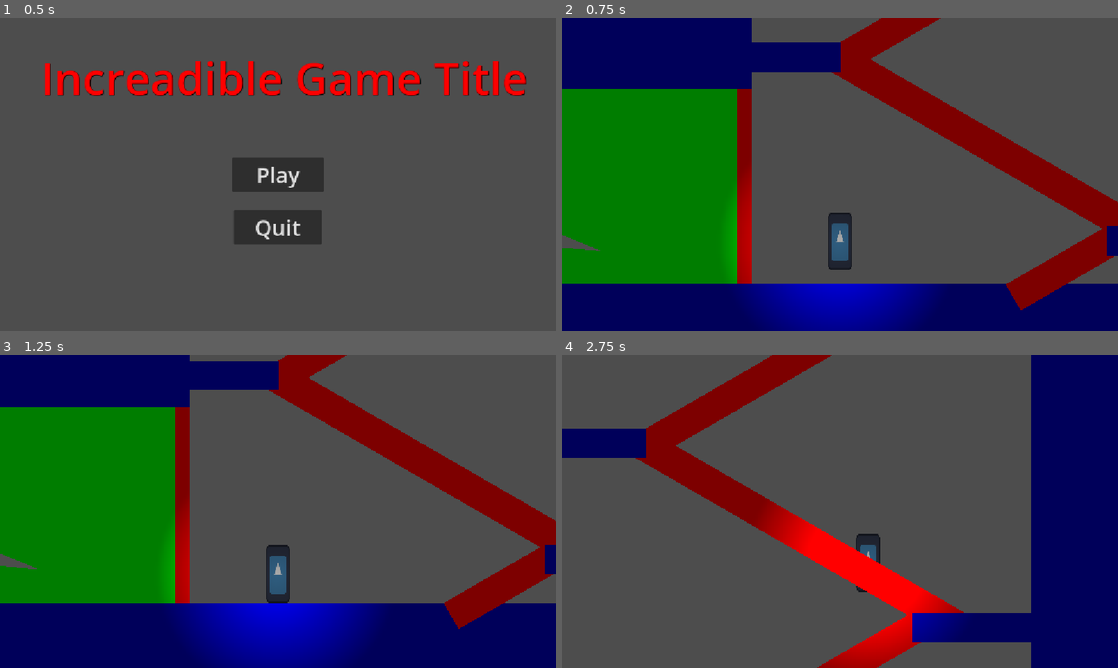
Above: before the commit, frames 1-4 (two rows, left to right).
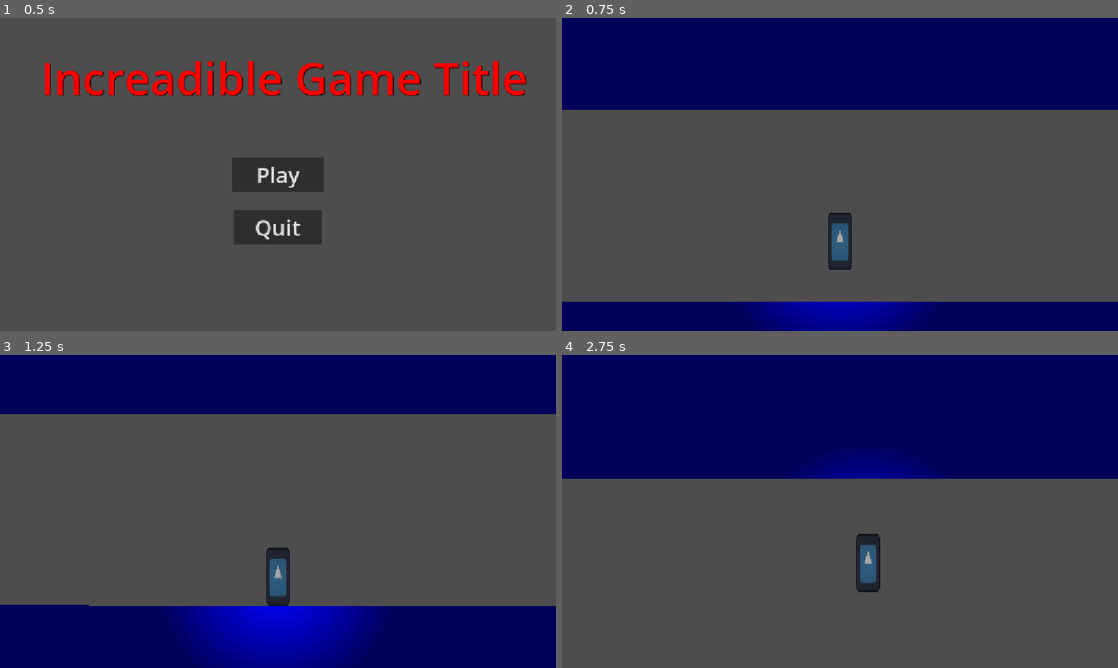
Above: after the commit, the same moments.

Repository: Triopking/Beat-Them-Up
Game: Godot game, scene res://Scenes/menu.tscn
The game is run twice, just before and just after one commit, with the same random seed, the same clock (stepped at 60 frames per second) and the same inputs. The engine's default icon, where the game draws it, is replaced by a stand-in: a white triangle on a blue panel in a dark square.
Inputs:
- Up to frame 1 (0.5 s): no input
- Up to frame 2 (0.75 s): click "Play" at 0.5 s
- Up to frame 3 (1.25 s): no input
- Up to frame 4 (2.75 s): hold Q (AttackL) 1.28-2.03 s; hold D (Right) from 1.28 s (still down); tap Space (Jump) at 1.52, 2.27 s; tap E (AttackR) at 2.1 s

Frame 1 is identical in both runs. In frame 2, 50% of the frame differs, in the area x 0-100%, y 0-94%; in frame 3, 39%; in frame 4, 49%.

Commit message:
Update first_level.tscn

Diff:
--- a/mechanic-gaunlet/Scenes/first_level.tscn
+++ b/mechanic-gaunlet/Scenes/first_level.tscn
@@ -17,7 +17,7 @@
 scale = Vector2(877.875, 2.96875)
 
 [node name="Player" parent="." unique_id=1843922582 instance=ExtResource("2_aqlmp")]
-position = Vector2(5690, 401)
+position = Vector2(7525, -1403)
 
 [node name="TextEdit" type="TextEdit" parent="." unique_id=1490564817]
 offset_left = 486.0
@@ -203,8 +203,8 @@
 scale = Vector2(1.487395, 22.29854)
 
 [node name="Basic Shape11" parent="." unique_id=218993927 instance=ExtResource("1_fu4at")]
-position = Vector2(7313.5, -235.99997)
-scale = Vector2(24.609375, 31.781252)
+position = Vector2(8473, -235.99997)
+scale = Vector2(60.843754, 31.781252)
 
 [node name="Basic Shape12" parent="." unique_id=1773090543 instance=ExtResource("1_fu4at")]
 position = Vector2(4637.5, -1532)
@@ -222,3 +222,7 @@
 [node name="Basic Shape15" parent="." unique_id=1170942816 instance=ExtResource("1_fu4at")]
 position = Vector2(8990, -2067.5)
 scale = Vector2(120.78125, 12.453125)
+
+[node name="StaticBody2D4" parent="." unique_id=701688565 instance=ExtResource("7_m3o2c")]
+position = Vector2(8163, -1423)
+scale = Vector2(1, 32.294464)
